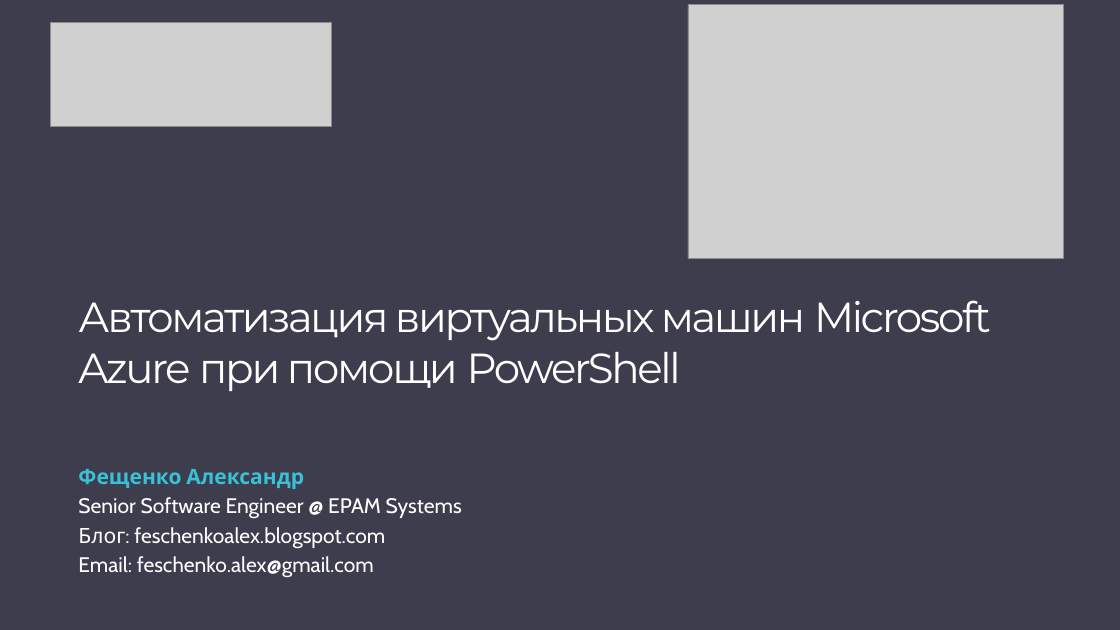
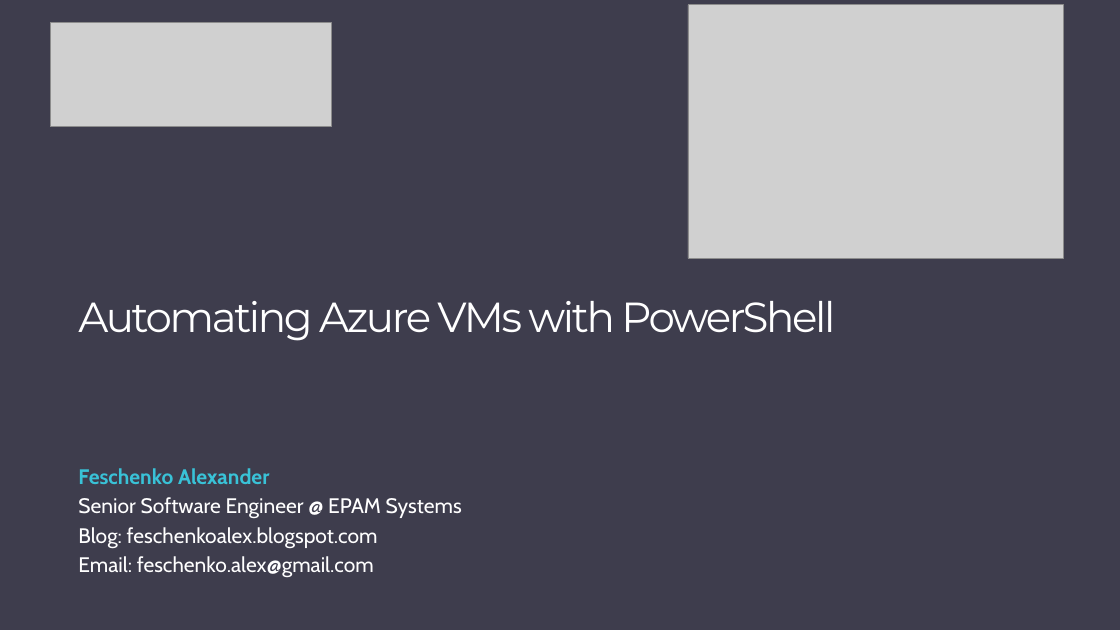
Before and after one commit to PyroJoke/AzureBootcamp2015Kharkiv, a slide deck: slide 1 of Virtual Machines Automated Deployment/Global Azure Bootcamp - Automating Azure VMs with Powershell.pptx. Drawn at 1120x630 pixels with LibreOffice and Linux fonts; fonts in the diff are those of the drawing; grey boxes stand for pictures. Boxes give left, top, right and bottom in pixels: in the first picture for what was removed or moved away, otherwise in the second. Text is boxed around its words. In the diff, an @@ line names an element or a change of style, - is before the commit and + after.

```diff
--- a/Virtual Machines Automated Deployment/Global Azure Bootcamp - Automating Azure VMs with Powershell.pptx
+++ b/Virtual Machines Automated Deployment/Global Azure Bootcamp - Automating Azure VMs with Powershell.pptx
@@ text at [78, 301, 835, 341]: text changed @@
-Автоматизация виртуальных машин Microsoft Azure при помощи PowerShell
+Automating Azure VMs with PowerShell
@@ text at [78, 468, 269, 484]: text changed @@
-Фещенко Александр
+Feschenko Alexander
@@ text at [78, 527, 378, 549]: text changed @@
-Блог: feschenkoalex.blogspot.com
+Blog: feschenkoalex.blogspot.com
```
Also in this commit, not shown: 15 other slides changed, 10 slides added, 1 slide removed, 2 other files.
